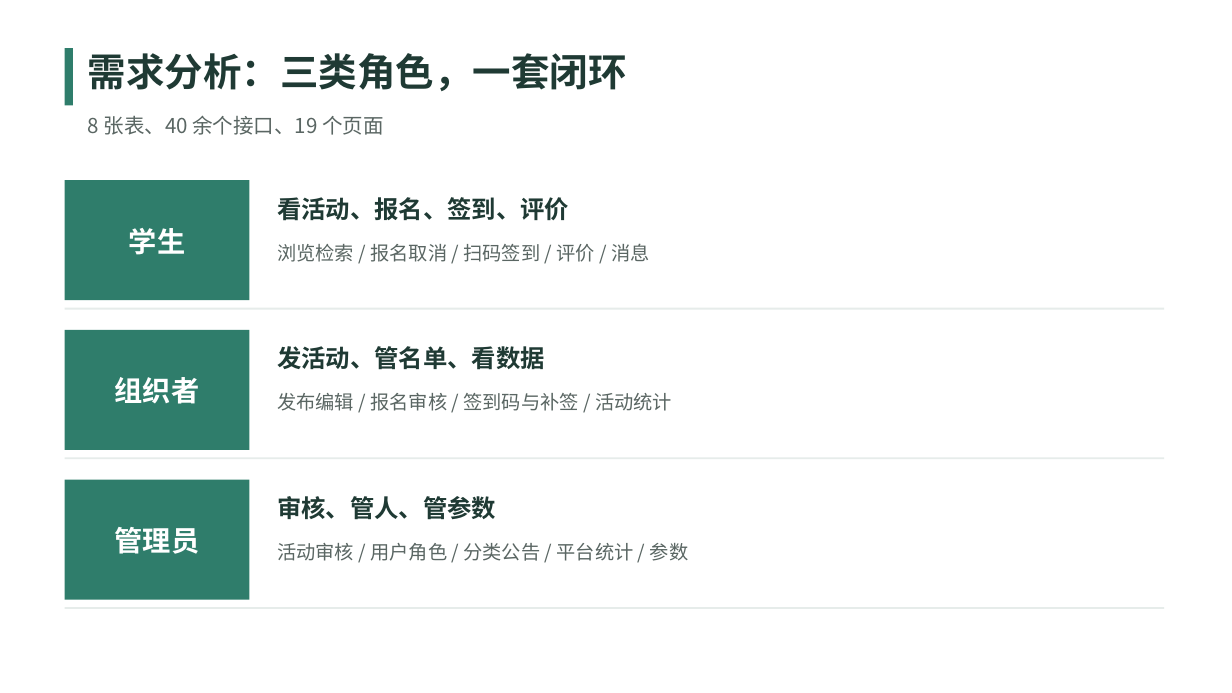
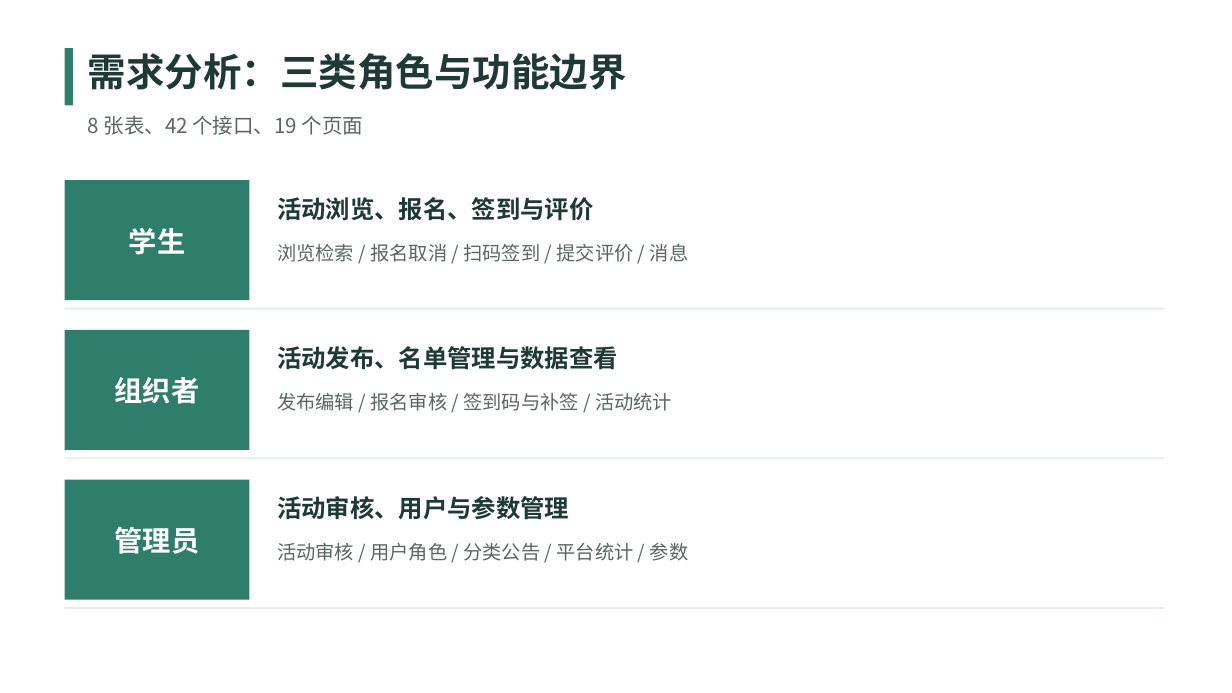
Before and after one commit to tkRRRRRR/Campus-Event-Management-System, a slide deck: slide 3 of doc/答辩PPT.pptx. Drawn at 1232x693 pixels with LibreOffice and Linux fonts; fonts in the diff are those of the drawing. Boxes give left, top, right and bottom in pixels: in the first picture for what was removed or moved away, otherwise in the second. Text is boxed around its words. In the diff, an @@ line names an element or a change of style, - is before the commit and + after.

```diff
--- a/doc/答辩PPT.pptx
+++ b/doc/答辩PPT.pptx
@@ text at (88, 53, 627, 90): text changed @@
-需求分析：三类角色，一套闭环
+需求分析：三类角色与功能边界
@@ text at (88, 116, 363, 135): text changed @@
-8 张表、40 余个接口、19 个页面
+8 张表、42 个接口、19 个页面
@@ text at (277, 197, 593, 221): text changed @@
-看活动、报名、签到、评价
+活动浏览、报名、签到与评价
@@ text at (277, 243, 688, 262): text changed @@
-浏览检索 / 报名取消 / 扫码签到 / 评价 / 消息
+浏览检索 / 报名取消 / 扫码签到 / 提交评价 / 消息
@@ text at (277, 346, 618, 370): text changed @@
-发活动、管名单、看数据
+活动发布、名单管理与数据查看
@@ text at (277, 496, 569, 520): text changed @@
-审核、管人、管参数
+活动审核、用户与参数管理
```
Also in this commit, not shown: 10 other slides changed, 27 other files.
